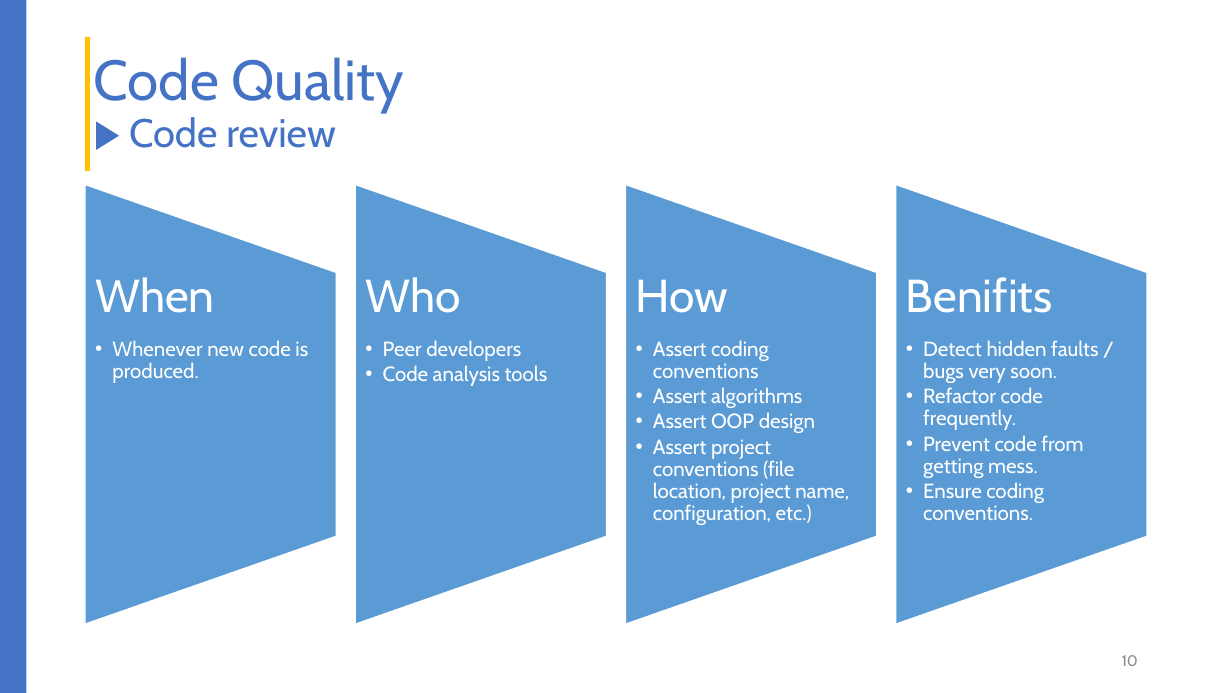
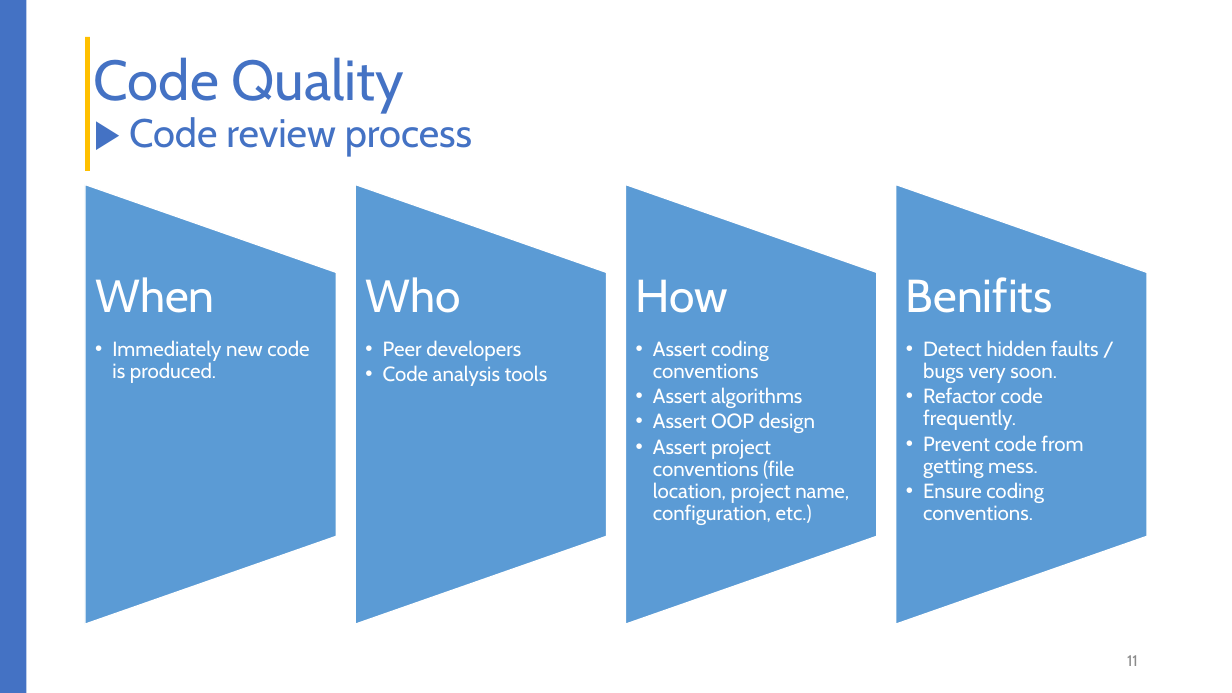
Before and after one commit to liepnguyen/Planru, a slide deck: slide 11 of Documents/Lessons Learned From Agile Quality Assurance In Scrum.pptx (slide 10 before the commit). Drawn at 1232x693 pixels with LibreOffice and Linux fonts; fonts in the diff are those of the drawing. Boxes give left, top, right and bottom in pixels: in the first picture for what was removed or moved away, otherwise in the second. Text is boxed around its words. In the diff, an @@ line names an element or a change of style, - is before the commit and + after.

Commit message:
updated

```diff
--- a/Documents/Lessons Learned From Agile Quality Assurance In Scrum.pptx
+++ b/Documents/Lessons Learned From Agile Quality Assurance In Scrum.pptx
@@ title at (94, 57, 472, 156): text changed; size 44 to 31 pt @@
-Code Quality
-▶ Code review
+Code Quality
+▶ Code review process
@@ text at (112, 340, 309, 383): text changed @@
-  •• Whenever new code is produced.
+  •• Immediately new code is produced.
@@ page number at (1127, 655, 1138, 666): text changed @@
-10
+11
```
Also in this commit, not shown: 3 other slides changed, 6 slides added, 1 slide removed.
